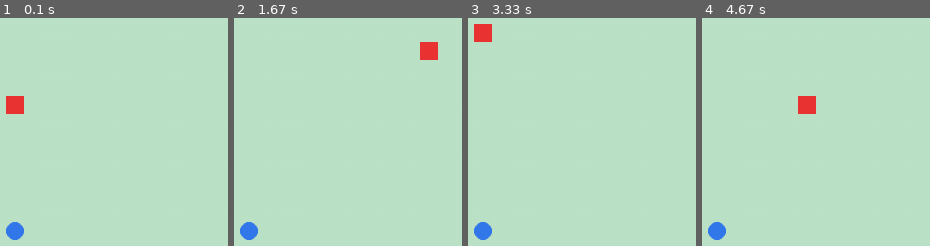
Above: before the commit, frames 1-4 (left to right).
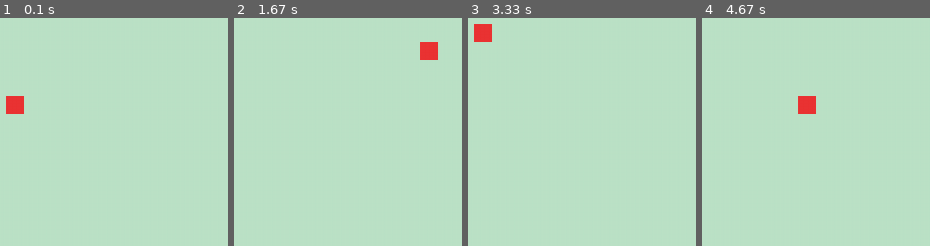
Above: after the commit, the same moments.

Repository: CallMeRJ0/pygame1
Game: pygame game, started from snake1.py
Two runs of this game, one before a commit and one after it. Both use one fixed random seed, a clock stepped at 60 frames per second and the inputs below.
Inputs:
- Up to frame 1 (0.1 s): no input
- Up to frame 2 (1.67 s): hold Right 0.33-0.8 s; hold Up 0.83-1.13 s; hold Right 1.17-1.63 s
- Up to frame 3 (3.33 s): hold Left 1.67-2.2 s; hold Down 2.23-2.53 s; hold Left 2.57-2.97 s; hold Up from 3 s (still down)
- Up to frame 4 (4.67 s): release Up at 3.37 s; hold Right 3.4-4.03 s; hold Down 4.07-4.43 s; hold Left from 4.47 s (still down)

The runs differ from the first frame. In frame 1, 0.5% of the frame differs, in the area x 2-11%, y 89-98%; in frame 2, 0.5%; in frame 3, 0.5%; in frame 4, 0.5%.

Commit message:
Update snake1.py

Diff:
--- a/snake1.py
+++ b/snake1.py
@@ -1,6 +1,5 @@
 import pygame
 import time
-import random
 
 ICON_PNG = "snake.jpg"
 WINDOW_CAPTION = "Snake Game"
@@ -17,7 +16,6 @@
 clock = pygame.time.Clock()
 
 red = (235, 52, 52)
-blue = (52, 122, 235)
 green = (188, 227, 199)
 black = (0, 0, 0)
 white = (245, 249, 255)
@@ -25,8 +23,6 @@
 snake_y = 350
 snake_x_change = 0
 snake_y_change = 0
-food_x = round(random.randrange(20, 1000 - 20)/ 20) * 20
-food_y = round(random.randrange(20, 600 - 20)/ 20) * 20
 
 font = pygame.font.Font("ariblk.ttf", 50)
 def message(msg, text_colour, bkgd_colour):
@@ -59,16 +55,8 @@
     if snake_x >= WINDOW_X or snake_x < 0 or snake_y >= WINDOW_Y or snake_y < 0:
         quit_game = True
 
-
-    if snake_x == food_x and snake_y == food_y:
-        print("DETECTION")
-        food_x = round(random.randrange(20, WINDOW_X - 20) / 20) * 20
-        food_y = round(random.randrange(20, WINDOW_Y - 20) / 20) * 20
-
     screen.fill(green)
-
     pygame.draw.rect(screen, red, [snake_x, snake_y, 20, 20])
-    pygame.draw.circle(screen, blue, [food_x, food_x], 10)
     pygame.display.update()
 
     clock.tick(snake_speed)
